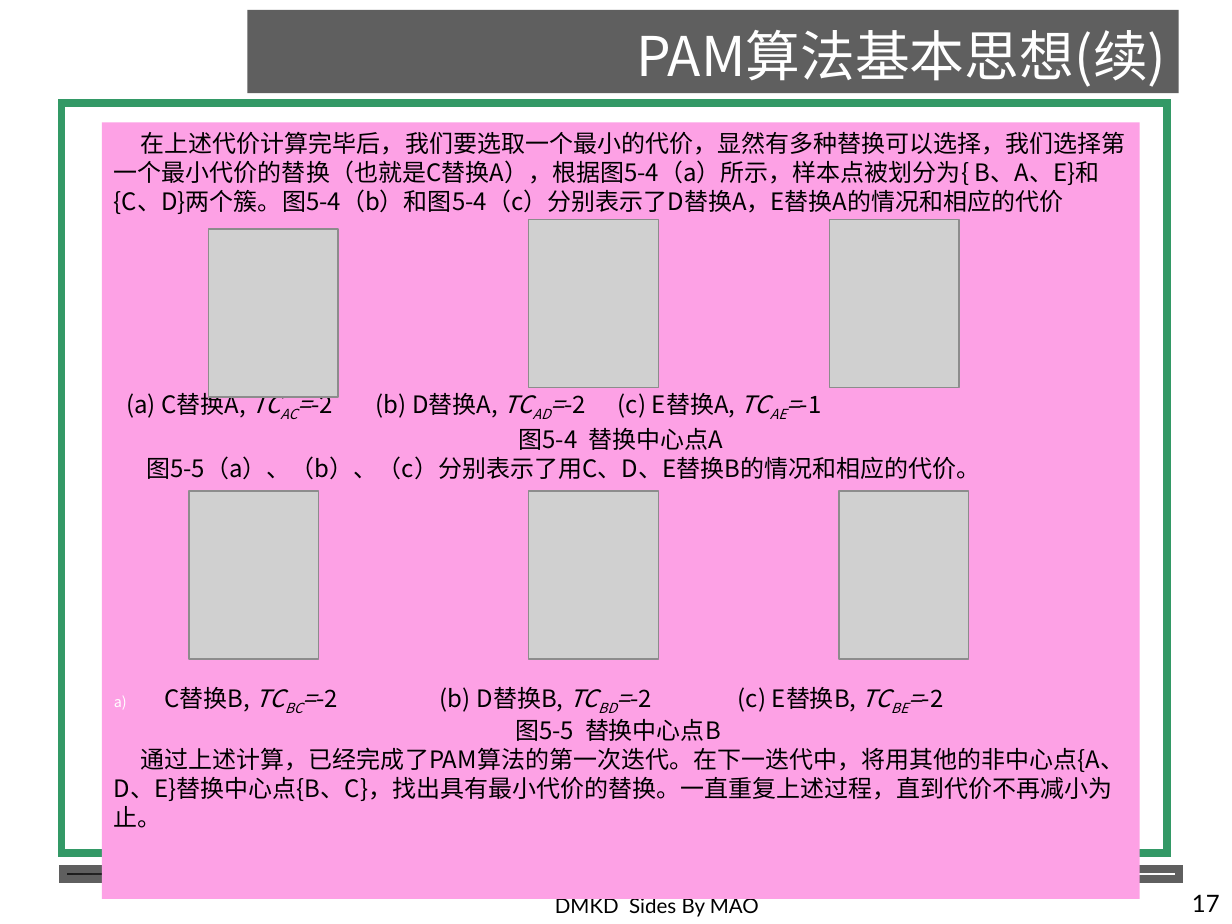
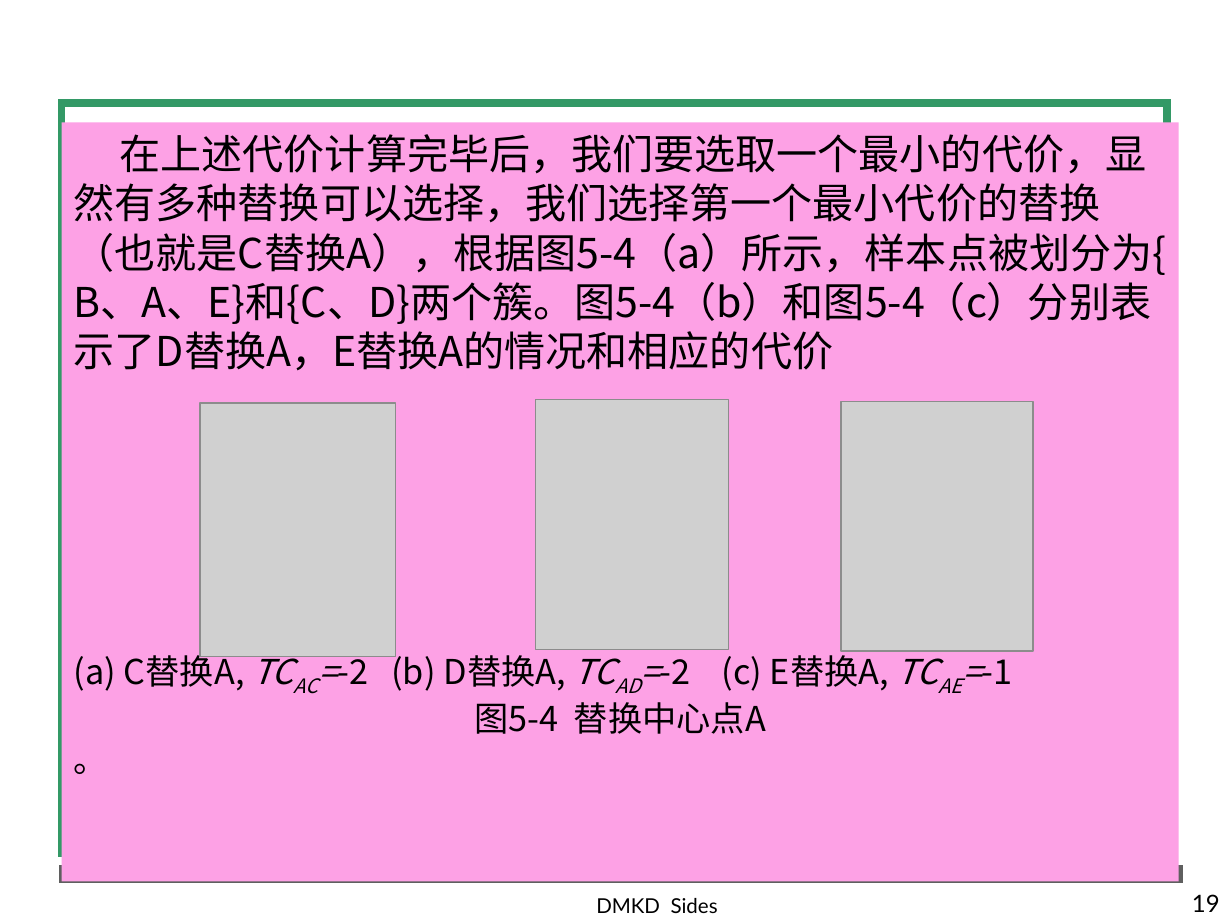
Before and after one commit to shfkuang/shfkuang.github.io, a slide deck: slide 19 of dm/ch5.2.ppt (slide 17 before the commit). Drawn at 1232x924 pixels with LibreOffice and Linux fonts; fonts in the diff are those of the drawing; grey boxes stand for pictures; background and template pictures are left out. Boxes give left, top, right and bottom in pixels: in the first picture for what was removed or moved away, otherwise in the second. Text is boxed around its words. In the diff, an @@ line names an element or a change of style, - is before the commit and + after.

```diff
--- a/dm/ch5.2.ppt
+++ b/dm/ch5.2.ppt
@@ title removed at (248,10,1179,94) @@
-PAM算法基本思想(续)
@@ rectangle "在上述代价计算完毕后，我们要选取一个最小的代价，显然有多种替换可以选择，我们选择第一个最小代价的替换（也就是C替换A）， ...": place and size @@
-rectangle "在上述代价计算完毕后，我们要选取一个最小的代价，显然有多种替换可以选择，我们选择第一个最小代价的替换（也就是C替换A）， ..." at (102,122,1141,898)
+rectangle "在上述代价计算完毕后，我们要选取一个最小的代价，显然有多种替换可以选择，我们选择第一个最小代价的替换（也就是C替换A）， ..." at (62,122,1179,881)
@@ text in rectangle at (74,134,1167,734): size 14 to 24 pt in "在上述代价计算完毕后，我们要选取一个最小的代价，显然有多种替换可以选择，我们选择第一个最小代价的替换（也就是C替换A）， ..."; size 14 to 20 pt in "(a) C替换A, TCAC=-2 (b) D替换A, TCAD=-2 (c) ...", "图5-4 替换中心点A" @@
@@ picture removed at (208,229,338,397) @@
@@ picture removed at (529,219,658,387) @@
@@ picture removed at (829,219,958,387) @@
@@ picture: place and size @@
-picture at (188,492,318,659)
+picture at (200,403,395,657)
@@ picture: place and size @@
-picture at (529,492,658,659)
+picture at (536,399,728,649)
@@ picture: place and size @@
-picture at (839,492,968,659)
+picture at (841,402,1034,650)
@@ text in rectangle at (74,763,108,774): text changed; size 14 to 20 pt @@
-图5-5（a）、（b）、（c）分别表示了用C、D、E替换B的情况和相应的代价。
-a) C替换B, TCBC=-2 (b) D替换B, TCBD=-2 (c) E替换B, TCBE=-2
-图5-5 替换中心点B
-通过上述计算，已经完成了PAM算法的第一次迭代。在下一迭代中，将用其他的非中心点{A、D、E}替换中心点{B、C}，找出具有最小代价的替换。一直重复上述过程，直到代价不再减小为止。
+。
@@ rectangle at (63,869,1179,878): fill gradient #FFFFFF to #1C1C1C to gradient #1C1C1C to #FFFFFF @@
@@ text at (596,898,718,913): text changed @@
-DMKD Sides By MAO
+DMKD Sides
@@ page number at (1192,894,1220,912): text changed @@
-17
+19
```
Also in this commit, not shown: 19 other slides changed, 3 slides added, 1 other file.
